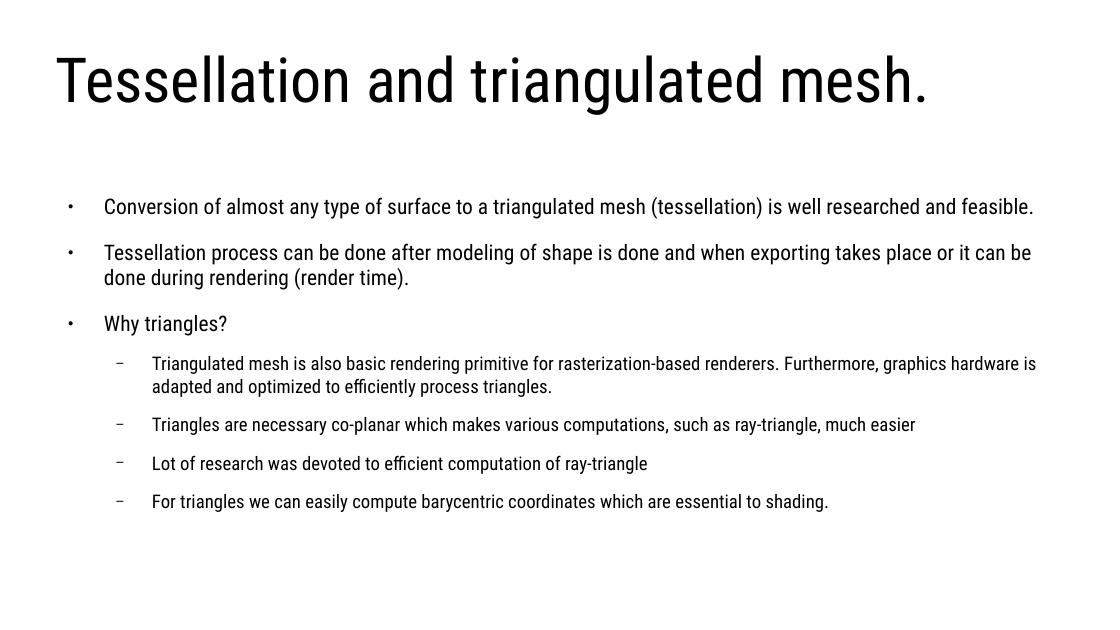
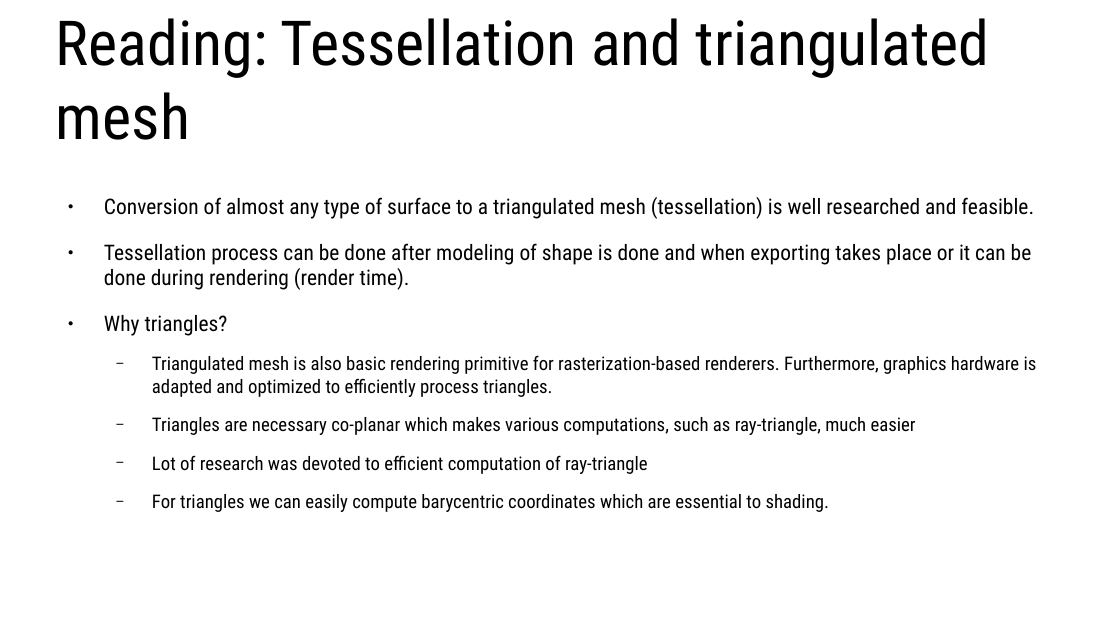
Before and after one commit to lorentzo/IntroductionToComputerGraphics, a slide deck: slide 10 of lectures/4_foundations_rendering/4_2_raytracing.odp (slide 9 before the commit). Drawn at 1120x630 pixels with LibreOffice and Linux fonts; fonts in the diff are those of the drawing. Boxes give left, top, right and bottom in pixels: in the first picture for what was removed or moved away, otherwise in the second. Text is boxed around its words. In the diff, an @@ line names an element or a change of style, - is before the commit and + after.

```diff
--- a/lectures/4_foundations_rendering/4_2_raytracing.odp
+++ b/lectures/4_foundations_rendering/4_2_raytracing.odp
@@ title at (56, 18, 990, 140): text changed @@
-Tessellation and triangulated mesh.
+Reading: Tessellation and triangulated mesh
```
Also in this commit, not shown: 10 other slides changed, 3 slides added, 6 other files.
